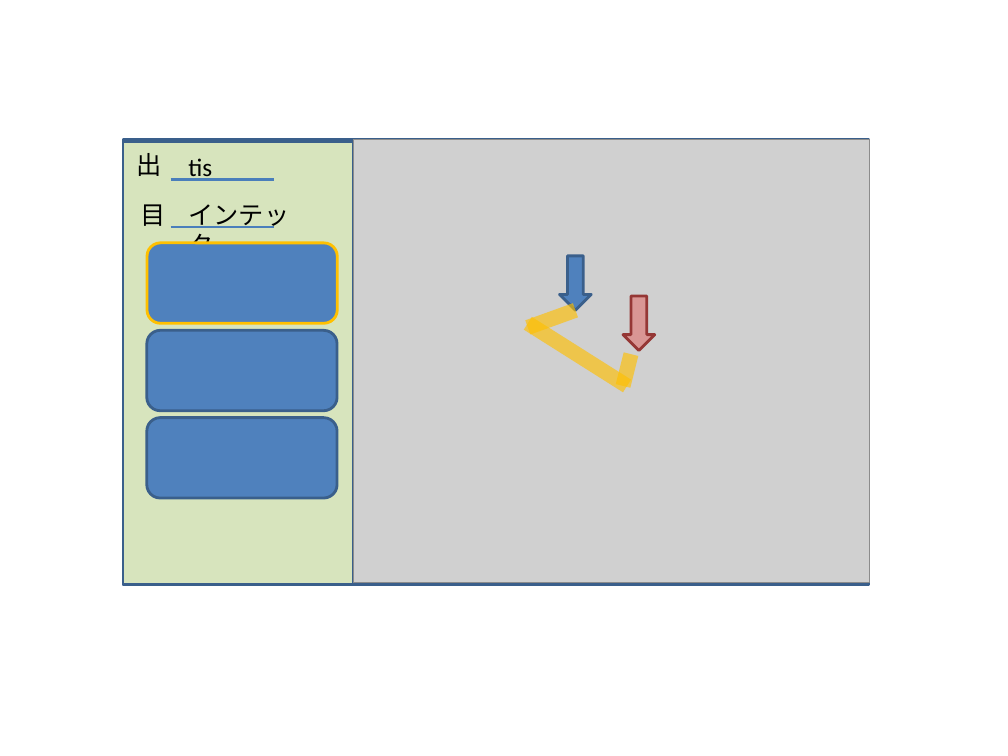
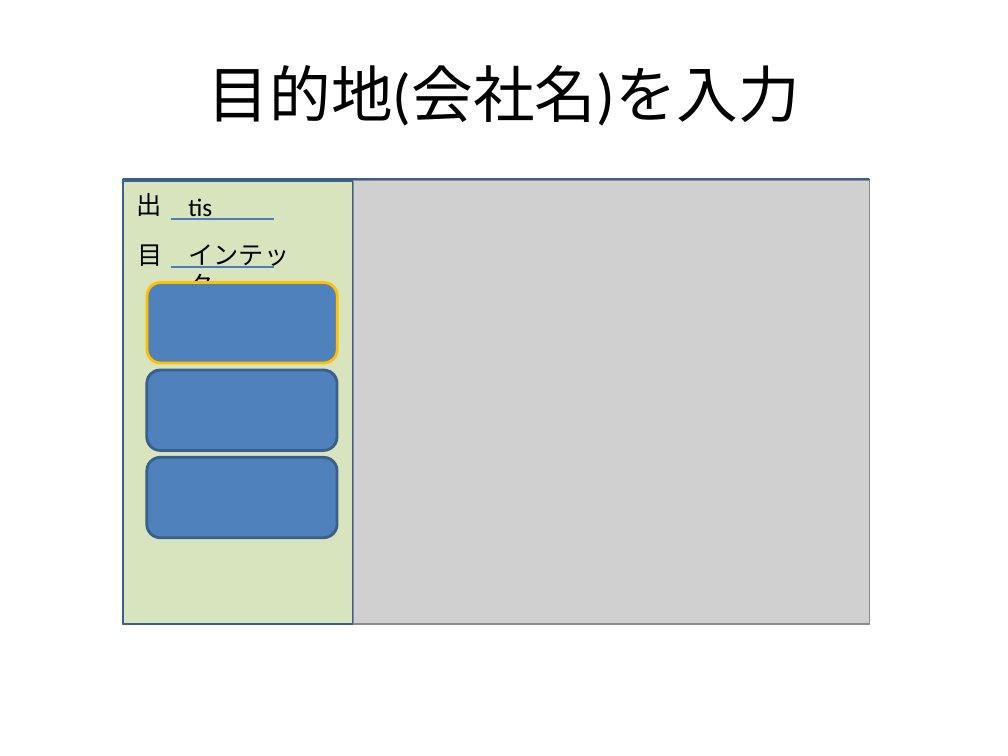
Before and after one commit to kawasaki-kk/kerotan, a slide deck: slide 12 of window.pptx (slide 4 before the commit). Drawn at 1008x756 pixels with LibreOffice and Linux fonts; fonts in the diff are those of the drawing; grey boxes stand for pictures. Boxes give left, top, right and bottom in pixels: in the first picture for what was removed or moved away, otherwise in the second. Text is boxed around its words. In the diff, an @@ line names an element or a change of style, - is before the commit and + after.

```diff
--- a/window.pptx
+++ b/window.pptx
@@ title added at [208, 65, 800, 126], 44 pt, text #000000 @@
+目的地(会社名)を入力
@@ text "目": place and size @@
-text "目" at [141, 204, 166, 226]
+text "目" at [138, 244, 163, 266]
@@ line moved from (170, 227) - (274, 227) to (170, 220) - (274, 220) @@
@@ line moved from (170, 179) - (274, 179) to (170, 267) - (274, 267) @@
@@ down arrow removed at [559, 256, 591, 310] @@
@@ down arrow removed at [623, 296, 654, 351] @@
@@ line removed from (528, 324) to (627, 386) @@
@@ line removed from (576, 310) to (528, 328) @@
@@ line removed from (631, 354) to (623, 386) @@
@@ 3 texts, 3 rounded rectangles, 2 rectangles, 1 picture: place and size @@
-3 texts, 3 rounded rectangles, 2 rectangles, 1 picture at [123, 139, 869, 585]
+3 texts, 3 rounded rectangles, 2 rectangles, 1 picture at [123, 179, 869, 624]
```
Also in this commit, not shown: 3 other slides changed, 6 slides added, 1 slide removed.
